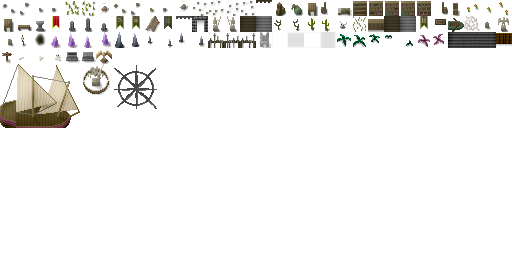
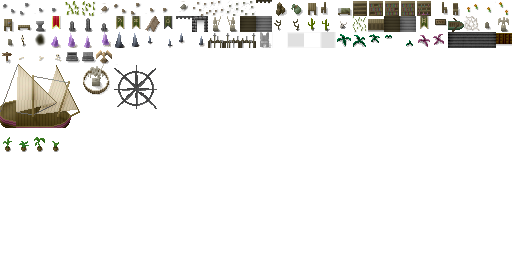
Comparing the layer stacks of the two 512 × 256 images. Changes:
painted on "shade" over (3, 5, 460, 152)
